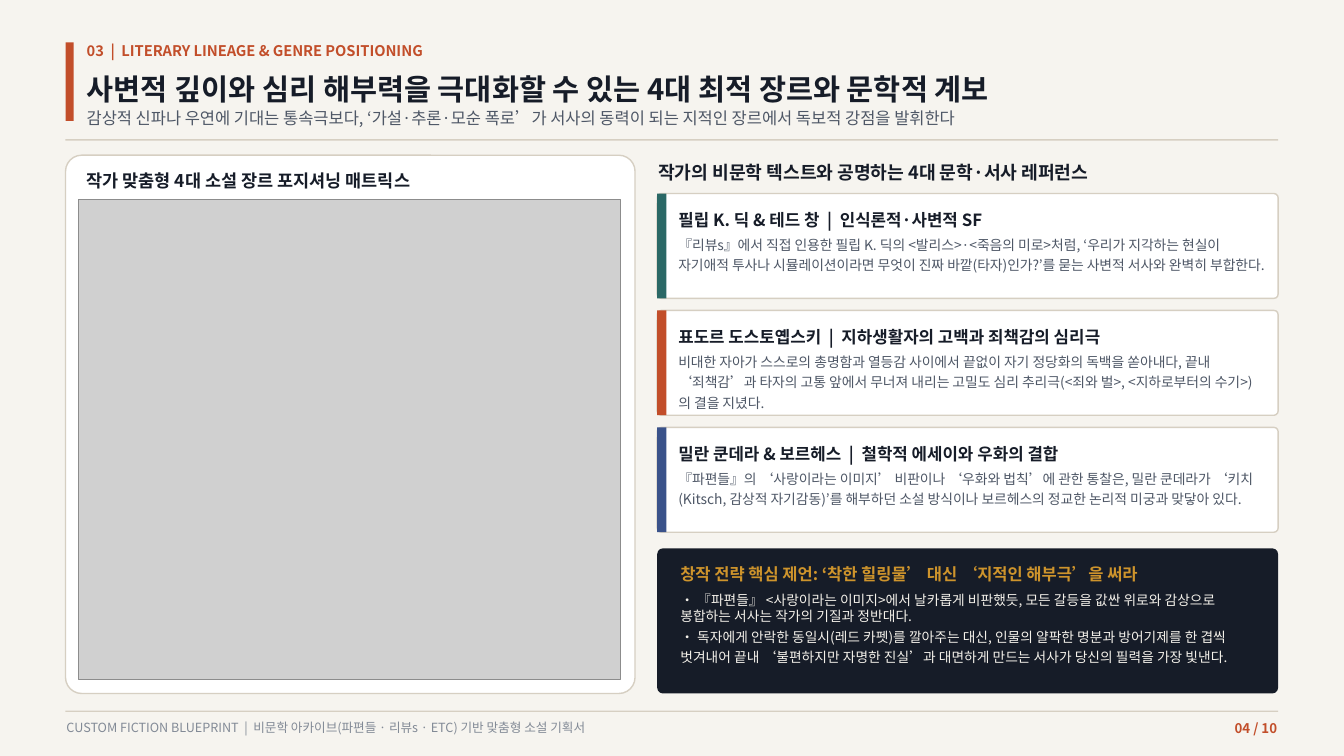
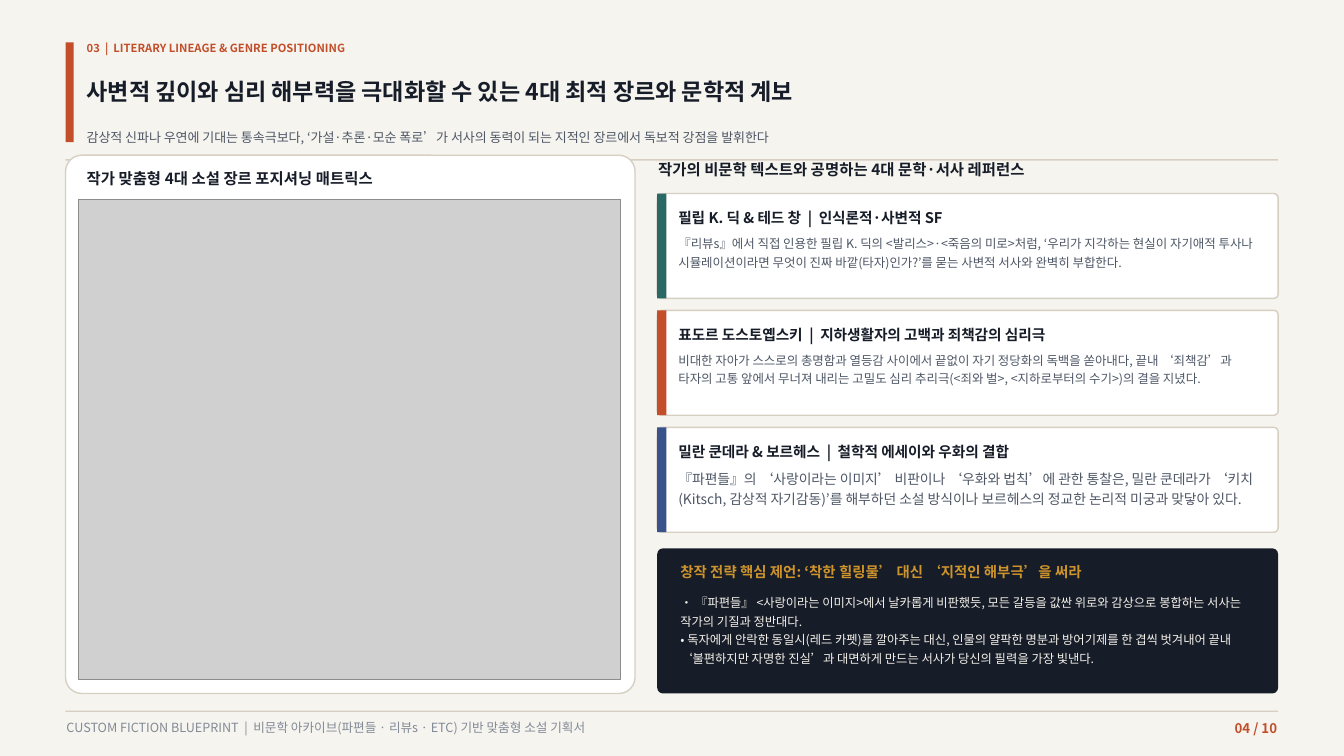
Before and after one commit to lietzsche/dev-lab, a slide deck: slide 4 of 맞춤형_소설기획_제안서.pptx. Drawn at 1344x756 pixels with LibreOffice and Linux fonts; fonts in the diff are those of the drawing; grey boxes stand for pictures. Boxes give left, top, right and bottom in pixels: in the first picture for what was removed or moved away, otherwise in the second. Text is boxed around its words. In the diff, an @@ line names an element or a change of style, - is before the commit and + after.

Commit message:
build_custom_novel_ppt.py를 ppt_module 기반으로 재작성, 제안서 재생성
build_novel_ppt.py와 동일한 수정(ppt_module 위임, 헤더/표지 제목 실측
순차 배치)에 더해, 인물 설계 표와 비문학 출처 카드처럼 설명 문단이
칸 높이보다 길어 겹치던 5개 슬라이드를 컨테이너에 맞는 가장 큰 글자
크기를 직접 탐색하는 방식으로 다시 짰다. 맞춤형_소설기획_제안서.pptx를
재생성.

```diff
--- a/맞춤형_소설기획_제안서.pptx
+++ b/맞춤형_소설기획_제안서.pptx
@@ rectangle: place and size @@
-rectangle at [66,42,74,121]
+rectangle at [66,42,74,142]
@@ text "03 | LITERARY LINEAGE & ..." at [87,43,345,52]: size 10.5 to 8 pt @@
@@ text "사변적 깊이와 심리 해부력을 극대화할 ..." at [87,80,793,102]: size 21 to 16.5 pt @@
@@ text "감상적 신파나 우연에 기대는 통속극보다, ...": place and size @@
-text "감상적 신파나 우연에 기대는 통속극보다, ..." at [87,110,955,127]
+text "감상적 신파나 우연에 기대는 통속극보다, ..." at [87,131,769,144]
@@ text "감상적 신파나 우연에 기대는 통속극보다, ..." at [87,131,769,144]: size 11.8 to 9.3 pt @@
@@ rectangle: place and size @@
-rectangle at [66,139,1278,140]
+rectangle at [66,159,1278,160]
@@ text "작가 맞춤형 4대 소설 장르 ..." at [87,171,373,186]: size 12.5 to 11 pt @@
@@ text "작가의 비문학 텍스트와 공명하는 4대 ..." at [658,162,1025,177]: size 13 to 11 pt @@
@@ text "『리뷰s』에서 직접 인용한 필립 K. ..." at [678,237,1253,270]: size 9.9 to 8.9 pt @@
@@ text "비대한 자아가 스스로의 총명함과 열등감 ..." at [678,354,1232,386]: size 9.9 to 8.9 pt @@
@@ size 12 to 10.5 pt in 3 elements at [678,208,943,227], [678,327,1046,342], [678,444,1009,459] @@
@@ text "창작 전략 핵심 제언: ‘착한 ..." at [680,565,1082,579]: size 11.8 to 10.3 pt @@
@@ text "• 『파편들』 <사랑이라는 이미지>에서 날카롭게 ..." at [680,596,1241,664]: size 9.8 to 8.8 pt @@
```
Also in this commit, not shown: 9 other slides changed, 1 other file.
